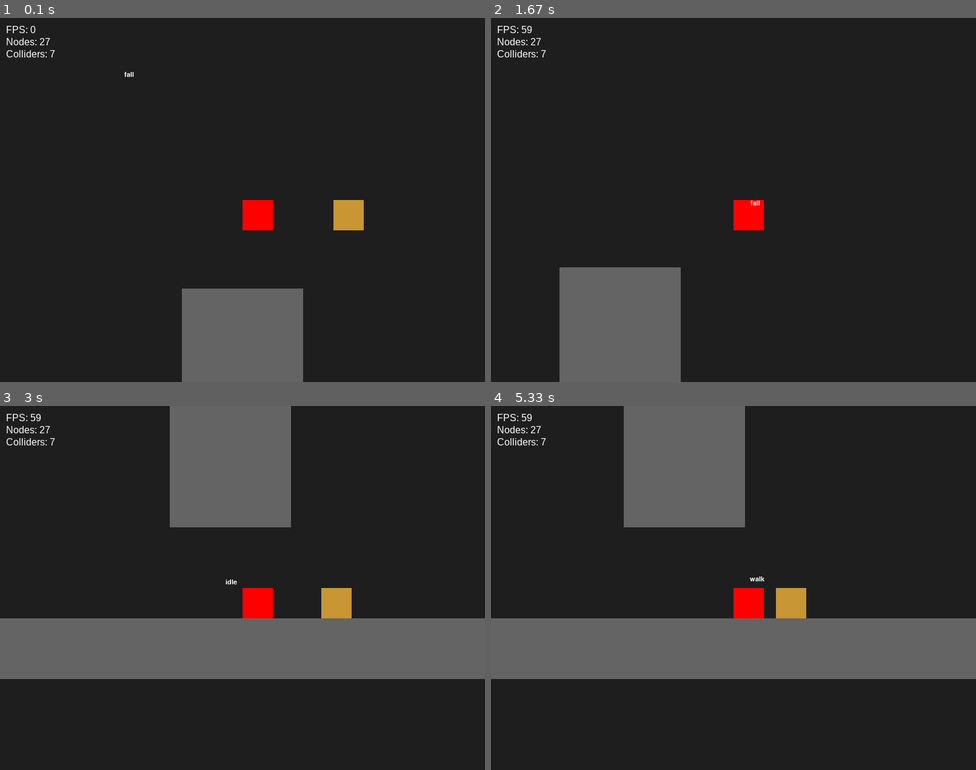
Above: before the commit, frames 1-4 (two rows, left to right).
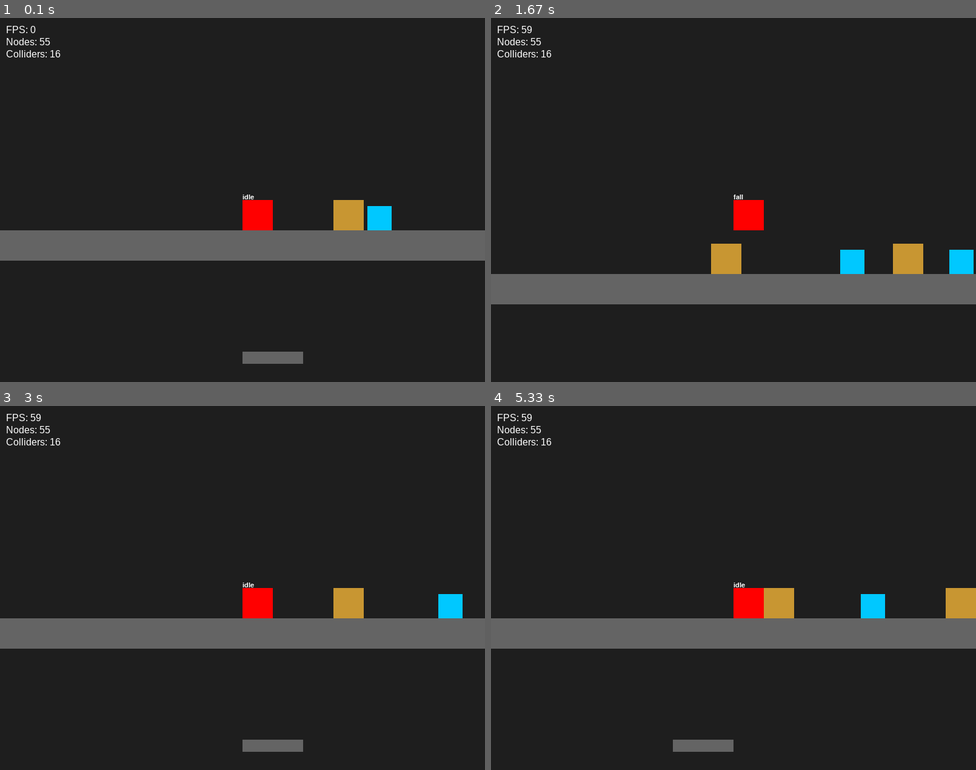
Above: after the commit, the same moments.

Repository: nalqit/py-engine
Game: pygame game, started from src/game/main.py
Same seed, same stepped clock (60 frames per second), same inputs: the game is played once before the commit and once after it.
Inputs:
- Up to frame 1 (0.1 s): no input
- Up to frame 2 (1.67 s): hold Right 0.33-0.8 s; hold Up 0.83-1.13 s; hold Right 1.17-1.63 s
- Up to frame 3 (3 s): hold Left 1.67-2.2 s; hold Down 2.23-2.53 s; hold Left 2.57-2.97 s
- Up to frame 4 (5.33 s): hold Up 3-3.37 s; hold Right 3.4-4.03 s; hold Down 4.07-4.43 s; hold Left 4.47-4.93 s; hold Right from 4.97 s (still down)

The runs differ from the first frame. In frame 1, 15% of the frame differs, in the area x 0-100%, y 5-100%; in frame 2, 14%; in frame 3, 18%; in frame 4, 18%, in the area x 0-100%, y 0-95%.

Commit message:
some things

Diff:
--- a/src/engine/physics/physics_body_2d.py
+++ b/src/engine/physics/physics_body_2d.py
@@ -7,7 +7,6 @@
 class PhysicsBody2D(Node2D):
     def __init__(self, name, x, y, collider, collision_world):
         super().__init__(name, x, y)
-
         self.collider = collider
         self.collision_world = collision_world
         self.controller = None
@@ -25,7 +24,7 @@
         self.speed = 200.0
         self.jump_force = -400.0
 
-        # Gravity (اختياري)
+        # Gravity
         self.use_gravity = False
         self.gravity = 800.0
         self.on_ground = False
@@ -34,102 +33,84 @@
         self.hit_wall_right = False
 
     def update(self, delta):
-        # 1. Controller logic
+        # Controller logic
         if self.controller:
             self.controller.update(self, delta)
 
-        # 2. Physics execution logic (Gravity)
+        # Gravity
         if self.use_gravity and not self.on_ground:
             self.velocity_y += self.gravity * delta
 
         self.velocity_x = self.intent_x * self.speed
-        if self.on_ground:
-            if abs(self.velocity_x) > 0:
-                self.state_machine.change_state(WalkState(self))
-            else:
-                self.state_machine.change_state(IdleState(self))
 
-
-        # jump intent (مرة واحدة)
+        # jump intent
         if self.intent_y != 0:
             self.velocity_y = self.intent_y
         if self.intent_y > 0:
-            self.velocity_y += self.gravity * 2 * delta  # Fast fall multiplier
+            self.velocity_y += self.gravity * 2 * delta  # fast fall
 
-
-        # 3. Resolve movement & collisions
+        # Resolve movement & collisions
         dx = self.velocity_x * delta
         dy = self.velocity_y * delta
         self.move_and_collide(dx, dy, delta)
 
         super().update(delta)
 
-        # 4. Update FSM (After Physics)
-        # FSM is descriptive: it looks at what happened (velocity, on_ground)
-        # and updates the state accordingly.
+        # Update FSM
         self.state_machine.update(delta)
         self.intent_y = 0
         self.debug_state_name = self.state_machine.current_state.name
 
-    def _check_ground(self):
-        return self.collision_world.check_collision(
-            self.collider,
-            self.local_x,
-            self.local_y + 1,
-            margin=(-2, 0),
-        )
-
     def move_and_collide(self, dx, dy, delta):
-        # Reset collision flags
+        # Reset flags
         self.on_ground = False
         self.hit_ceiling = False
         self.hit_wall_left = False
         self.hit_wall_right = False
 
-        # --- X axis (Horizontal) ---
+        # --- X axis ---
+        target_x = self.local_x + dx
+        hit_left = self.collision_world.check_collision(self.collider, self.local_x - 1, self.local_y)
+        hit_right = self.collision_world.check_collision(self.collider, self.local_x + 1, self.local_y)
+
+        if hit_left:
+            self.hit_wall_left = True
+        if hit_right:
+            self.hit_wall_right = True
+
         if dx != 0:
-            target_x = self.local_x + dx
-            hit_x = self.collision_world.check_collision(
-                self.collider, target_x, self.local_y, margin=(0, -2)
-            )
-
+            hit_x = self.collision_world.check_collision(self.collider, target_x, self.local_y, margin=(0, -2))
             if not hit_x:
                 self.local_x += dx
             else:
-                # Collision detected: Stop movement
                 self.velocity_x = 0
                 if dx < 0:
                     self.hit_wall_left = True
                 elif dx > 0:
                     self.hit_wall_right = True
 
-        # --- Y axis (Vertical) ---
-        # Resolve Y independently.
+        # --- Y axis ---
+        target_y = self.local_y + dy
+        hit_y_up = self.collision_world.check_collision(self.collider, self.local_x, self.local_y - 1)
+        hit_y_down = self.collision_world.check_collision(self.collider, self.local_x, self.local_y + 1)
+
+        if hit_y_down:
+            self.on_ground = True
+        if hit_y_up:
+            self.hit_ceiling = True
 
         if dy != 0:
-            target_y = self.local_y + dy
-            hit_y = self.collision_world.check_collision(
-                self.collider, self.local_x, target_y, margin=(-2, 0)
-            )
-
+            hit_y = self.collision_world.check_collision(self.collider, self.local_x, target_y, margin=(-2, 0))
             if not hit_y:
                 self.local_y += dy
             else:
                 if dy > 0:
-                    # Falling and hit floor
                     self.velocity_y = 0
                     self.on_ground = True
                     self.local_y = hit_y.get_rect().top - self.collider.height
                 elif dy < 0:
-                    # Jumping and hit ceiling
                     self.velocity_y *= -1
                     self.hit_ceiling = True
-
-        # Final ground check
-        # Only check if we are NOT jumping (dy >= 0)
-        # This prevents on_ground sticking when starting a jump
-        if dy >= 0 and self._check_ground():
-            self.on_ground = True
 
     def on_collision_enter(self, other):
         pass
--- a/src/engine/ui/debug_draw.py
+++ b/src/engine/ui/debug_draw.py
@@ -1,22 +1,40 @@
 import pygame
 
 class DebugDraw:
-    enabled = True
+    def __init__(self, parent_node, surface):
+        self.parent = parent_node
+        self.surface = surface
+        self.font = pygame.font.SysFont(None, 12)
 
-    @staticmethod
-    def draw_collider(screen, collider, camera):
-        if not DebugDraw.enabled:
-            return
+    def draw(self):
+        # Recursively draw debug info for all PhysicsBodies under parent
+        for node in self._walk(self.parent):
+            if hasattr(node, "collider") and node.collider:
+                self._draw_collider(node)
+                self._draw_flags(node)
 
-        rect = collider.get_rect().copy()
-        rect.x -= camera.x
-        rect.y -= camera.y
+    def _walk(self, node):
+        yield node
+        for child in getattr(node, "children", []):
+            yield from self._walk(child)
 
-        if collider.is_trigger:
-            color = (255, 0, 0)
-        elif collider.is_static:
-            color = (0, 255, 0)
-        else:
-            color = (0, 0, 255)
+    def _draw_collider(self, body):
+        rect = body.collider.get_rect()
+        sx, sy = body.collider.get_screen_position()
+        debug_surf = pygame.Surface((body.collider.width, body.collider.height), pygame.SRCALPHA)
+        debug_surf.fill((0, 255, 0, 50))  # Translucent green overlay
+        self.surface.blit(debug_surf, (sx, sy))
+        pygame.draw.rect(self.surface, (0, 255, 0), (sx, sy, body.collider.width, body.collider.height), 1)
 
-        pygame.draw.rect(screen, color, rect, 2)
+    def _draw_flags(self, body):
+        text_lines = [
+            f"on_ground: {body.on_ground}",
+            f"hit_ceiling: {body.hit_ceiling}",
+            f"hit_wall_L: {body.hit_wall_left}",
+            f"hit_wall_R: {body.hit_wall_right}",
+            f"vel: ({body.velocity_x:.1f}, {body.velocity_y:.1f})",
+        ]
+        sx, sy = body.collider.get_screen_position()
+        for i, line in enumerate(text_lines):
+            text_surf = self.font.render(line, True, (255, 255, 0))
+            self.surface.blit(text_surf, (sx + body.collider.width + 2, sy + i*12))
--- /dev/null
+++ b/src/engine/ui/fsm_label.py
@@ -0,0 +1,17 @@
+import pygame
+from src.engine.scene.node2d import Node2D
+
+class FSMLabel(Node2D):
+    def __init__(self, name, body, y_offset=-20):
+        super().__init__(name, 0, y_offset)
+        self.body = body
+        self.font = pygame.font.SysFont(None, 16)
+
+    def render(self, surface):
+        state_name = self.body.state_machine.current_state.name
+        text = self.font.render(state_name, True, (255, 255, 255))
+
+        sx, sy = self.get_screen_position()
+        surface.blit(text, (sx, sy))
+
+        super().render(surface)
--- a/src/game/main.py
+++ b/src/game/main.py
@@ -7,91 +7,59 @@
 from src.game.entities.box import Box
 from src.game.entities.npc import NPC
 from src.engine.ui.stats_hud import StatsHUD
-# from src.engine.physics.ai_controller import AIController
 from src.engine.ui.debug_draw import DebugDraw
-
 from src.engine.input.input_manager import InputManager
 from src.engine.collision.collider2d import Collider2D
 from src.engine.collision.collision_world import CollisionWorld
 from src.engine.scene.camera2d import Camera2D
+from src.engine.ui.fsm_label import FSMLabel  # ← النص اللي يتبع اللاعب
 
 
 def main():
     pygame.init()
     screen = pygame.display.set_mode((800, 600))
-    pygame.display.set_caption("PyEngine 2D - Physics CLEAN")
+    pygame.display.set_caption("PyEngine 2D - Physics Collision Test")
     clock = pygame.time.Clock()
 
-    # ======================
     # Root
-    # ======================
     root = Node2D("Root")
 
-    # ======================
     # Input
-    # ======================
     input_manager = InputManager("Input")
     root.add_child(input_manager)
 
-    # ======================
-    # Collision World (NO COLLIDERS HERE)
-    # ======================
+    # Collision World
     collision_world = CollisionWorld("CollisionWorld")
     root.add_child(collision_world)
 
-    # ======================
     # Visual World
-    # ======================
     visual_world = Node2D("VisualWorld")
     root.add_child(visual_world)
 
-    # ======================
-    # Player
-    # ======================
+    # ---------------- Player ----------------
     player_col = Collider2D("PlayerCol", 0, 0, 50, 50)
     player_col.layer = "player"
     player_col.mask = {"wall", "box", "npc"}
 
     player = Player(
         "Player",
-        x=100,
-        y=0,
+        x=100, y=0,
         input_manager=input_manager,
         collider=player_col,
         collision_world=collision_world
     )
+    player.use_gravity = True
     visual_world.add_child(player)
     player.add_child(player_col)
 
     player_vis = RectangleNode("PlayerVis", 0, 0, 50, 50, (255, 0, 0))
     player.add_child(player_vis)
 
+    # FSM Label
+    label = FSMLabel("label", player, -10)
+    player.add_child(label)
 
-    #======================
-    # Player 2
-    #======================
-    # player2_col = Collider2D("Player2Col", 0, 0, 50, 50)
-    # player2_col.layer = "player2"
-    # player2_col.mask = {"wall", "box", "npc","player"}
-
-    # player2 = Player(
-    #     "Player2",
-    #     x=0,
-    #     y=0,
-    #     input_manager=input_manager,
-    #     collider=player2_col,
-    #     collision_world=collision_world
-    # )
-    # visual_world.add_child(player2)
-    # player2.add_child(player2_col)
-
-    # player2_vis = RectangleNode("Player2Vis", 0, 0, 50, 50, (255, 0, 0))
-    # player2.controller = AIController(player2)
-    # player2.add_child(player2_vis)
-
-    # ======================
-    # Walls (Static)
-    # ======================
+    # ---------------- Walls & Platforms ----------------
     def create_wall(name, x, y, w, h):
         wall = Node2D(name, x, y)
         visual_world.add_child(wall)
@@ -104,132 +72,86 @@
         vis = RectangleNode(name+"Vis", 0, 0, w, h, (100, 100, 100))
         wall.add_child(vis)
 
+    # Ground & Ceiling
     create_wall("Floor", -1000, 500, 2000, 100)
-    create_wall("Wall1", -1000, 420, 80, 80)
-    create_wall("Wall1", 1000, 420, 80, 80)
-    create_wall("platform",0,150,200,200)
+    create_wall("Ceiling", -1000, 0, 2000, 50)
 
+    # Vertical walls
+    create_wall("LeftWall", -1000, 0, 50, 600)
+    create_wall("RightWall", 950, 0, 50, 600)
 
+    # Platforms
+    create_wall("Platform1", 200, 400, 200, 20)
+    create_wall("Platform2", 500, 300, 150, 20)
+    create_wall("Platform3", 100, 200, 100, 20)
 
-    # ======================
-    # NPC
-    # ======================
-    npc_col = Collider2D("NPCCol", 0, 0, 40, 40)
-    npc_col.layer = "npc"
-    npc_col.mask = {"wall", "player", "box"}
+    # Narrow obstacles
+    create_wall("ThinVert1", 400, 250, 20, 100)
+    create_wall("ThinHoriz1", 600, 450, 50, 10)
 
-    npc = NPC(
-        "NPC",
-        x=500,
-        y=0,
-        collider=npc_col,
-        collision_world=collision_world
-    )
-    visual_world.add_child(npc)
-    npc.add_child(npc_col)
+    # ---------------- NPCs ----------------
+    for i, pos_x in enumerate([300, 600, 750]):
+        npc_col = Collider2D(f"NPCCol{i}", 0, 0, 40, 40)
+        npc_col.layer = "npc"
+        npc_col.mask = {"wall", "player", "box"}
 
-    npc_vis = RectangleNode("NPCVis", 0, 0, 40, 40, (0, 200, 255))
-    npc.add_child(npc_vis)
+        npc = NPC(
+            f"NPC{i}", x=pos_x, y=0,
+            collider=npc_col,
+            collision_world=collision_world
+        )
+        npc.use_gravity = True
+        visual_world.add_child(npc)
+        npc.add_child(npc_col)
 
-    # ======================
-    # Box (Pushable)
-    # ======================
-    box_col = Collider2D(
-    "BoxCol",
-    0, 0,
-    50, 50,
-    is_static=False   # ❗ مهم
-)
+        npc_vis = RectangleNode(f"NPCVis{i}", 0, 0, 40, 40, (0, 200, 255))
+        npc.add_child(npc_vis)
 
-    box_col.layer = "box"
-    box_col.mask = {"wall", "player", "box2","npc"}
+    # ---------------- Boxes ----------------
+    for i, pos_x in enumerate([250, 550, 700]):
+        box_col = Collider2D(f"BoxCol{i}", 0, 0, 50, 50, is_static=False)
+        box_col.layer = "box"
+        box_col.mask = {"wall", "player", "npc", "box"}
 
-    box = Box(
-        "Box",
-        x=250,
-        y=0,
-        collider=box_col,
-        collision_world=collision_world
-    )
-    visual_world.add_child(box)
-    box.add_child(box_col)
+        box = Box(
+            f"Box{i}", x=pos_x, y=0,
+            collider=box_col,
+            collision_world=collision_world
+        )
+        box.use_gravity = True
+        visual_world.add_child(box)
+        box.add_child(box_col)
 
-    box_vis = RectangleNode("BoxVis", 0, 0, 50, 50, (200, 150, 50))
-    box.add_child(box_vis)
+        box_vis = RectangleNode(f"BoxVis{i}", 0, 0, 50, 50, (200, 150, 50))
+        box.add_child(box_vis)
 
-    #======================
-    #box2
-    #======================
-#     box2_col = Collider2D(
-#     "Box2Col",
-#     0, 0,
-#     50, 50,
-#     is_static=False   # ❗ مهم
-# )
-
-    # box2_col.layer = "box2"
-
-
-
-
-    # ======================
-    # Ghost (No Collision)
-    # ======================
-    # ghost = Node2D("Ghost", 200, 450)
-    # root.add_child(ghost)
-
-    # ghost_col = Collider2D("GhostCol", 0, 0, 50, 50)
-    # ghost_col.layer = "ghost"
-    # ghost_col.mask = set()
-    # ghost.add_child(ghost_col)
-
-    # ghost_vis = RectangleNode("GhostVis", 0, 0, 50, 50, (150, 0, 150))
-    # ghost.add_child(ghost_vis)
-
-    # ======================
-    # Camera
-    # ======================
+    # ---------------- Camera ----------------
     camera = Camera2D("Camera")
     camera.follow(player)
     root.add_child(camera)
     Node2D.camera = player
 
-    hud = StatsHUD("HUD",root,clock)
+    # ---------------- HUD ----------------
+    hud = StatsHUD("HUD", root, clock)
     root.add_child(hud)
 
-    # ======================
-    # Loop
-    # ======================
+    # ---------------- Main Loop ----------------
     root.print_tree()
     running = True
-
     while running:
         dt = clock.tick(60) / 1000
 
-        # UPDATE
-        root.update(dt)
+        # Events
         for event in pygame.event.get():
             if event.type == pygame.QUIT:
                 running = False
 
-        # DRAW
+        # Update
+        root.update(dt)
+
+        # Draw
         screen.fill((30, 30, 30))
-
-        root.render(screen)   # ← ترسم العالم
-        print(player.velocity_y)
-        # ===== هنا ترسم الـ FSM TEXT =====
-        font = pygame.font.SysFont(None, 16)
-
-        text = font.render(player.state_machine.current_state.name, True, (255, 255, 255))
-        screen.blit(
-            text,
-            (
-                player.local_x - camera.local_x,
-                player.local_y - 20 - camera.local_y
-            )
-        )
-        # =================================
-
+        root.render(screen)
 
         pygame.display.flip()
 
